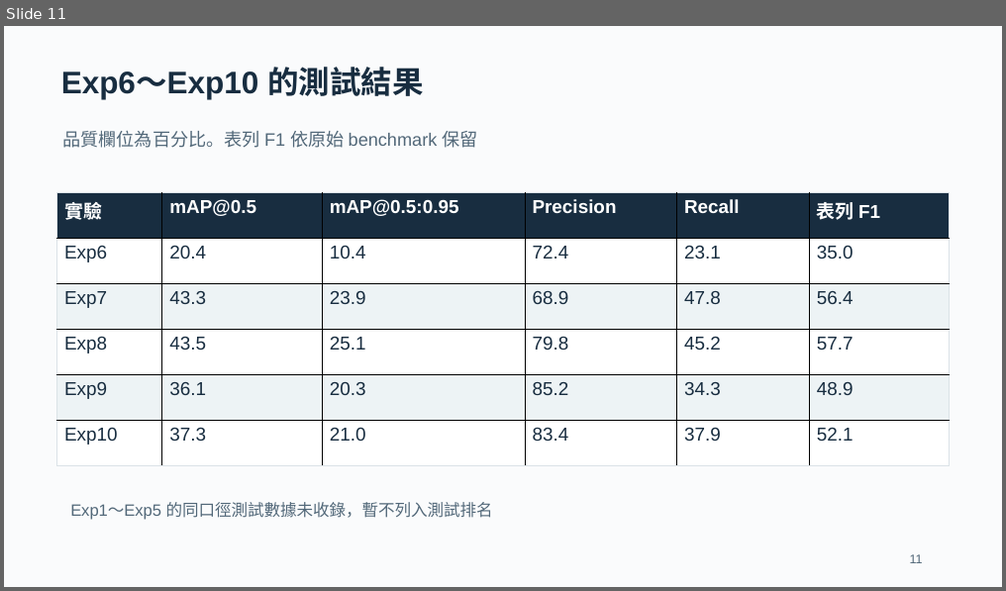
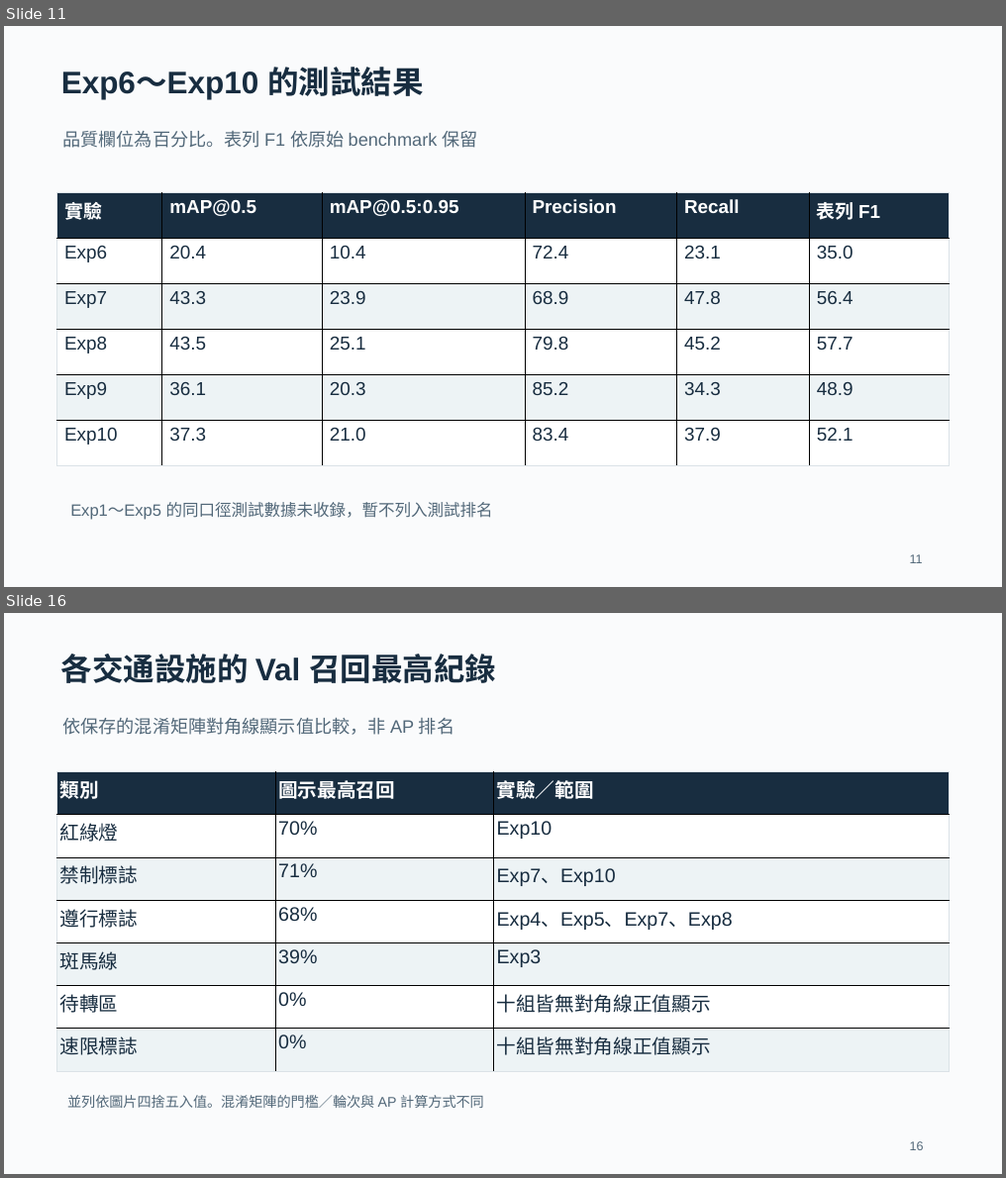
Before and after one commit to contemplator/nchu-research-method-traffic-violation-dataset, a slide deck: outputs/Exp1-Exp10_交通設施偵測實驗報告.pptx. Shown one above the other, each under a label of ours: slide 11 before the commit, slides 11 and 16 after it; the slides between them are not shown. The pictures are 1006x591 and 1006x1178 pixels, drawn with LibreOffice and Linux fonts; fonts in the diff are those of the drawing. Boxes give left, top, right and bottom in pixels: in the first picture for what was removed or moved away, otherwise in the second. Text is boxed around its words. In the diff, an @@ line names an element or a change of style, - is before the commit and + after.

```diff
--- a/outputs/Exp1-Exp10_交通設施偵測實驗報告.pptx
+++ b/outputs/Exp1-Exp10_交通設施偵測實驗報告.pptx
@@ slide 16 added at [4, 613, 1002, 1174], background #FAFBFC @@
@@ text added at [61, 654, 496, 683], 30 pt, text #182D40, bold @@
+各交通設施的 Val 召回最高紀錄
@@ text added at [62, 717, 454, 735], 17.2 pt, text #526879 @@
+依保存的混淆矩陣對角線顯示值比較，非 AP 排名
@@ table added at [57, 771, 949, 1071], 7 rows, 3 columns @@
+類別 | 圖示最高召回 | 實驗／範圍
+紅綠燈 | 70% | Exp10
+禁制標誌 | 71% | Exp7、Exp10
+遵行標誌 | 68% | Exp4、Exp5、Exp7、Exp8
+斑馬線 | 39% | Exp3
+待轉區 | 0% | 十組皆無對角線正值顯示
+速限標誌 | 0% | 十組皆無對角線正值顯示
@@ text added at [67, 1095, 484, 1108], 13.5 pt, text #526879 @@
+並列依圖片四捨五入值。混淆矩陣的門檻／輪次與 AP 計算方式不同
@@ text added at [910, 1142, 924, 1151], 12 pt, text #526879 @@
+16
```
Also in this commit, not shown: 17 slides changed, 7 other slides added.
